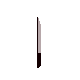
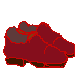
Layers edited between the first and the second 80 x 80 image:
hid "Paint Layer 1" over [left=3, top=17, right=75, bottom=68]
showed "Background" over [left=3, top=17, right=75, bottom=68]
